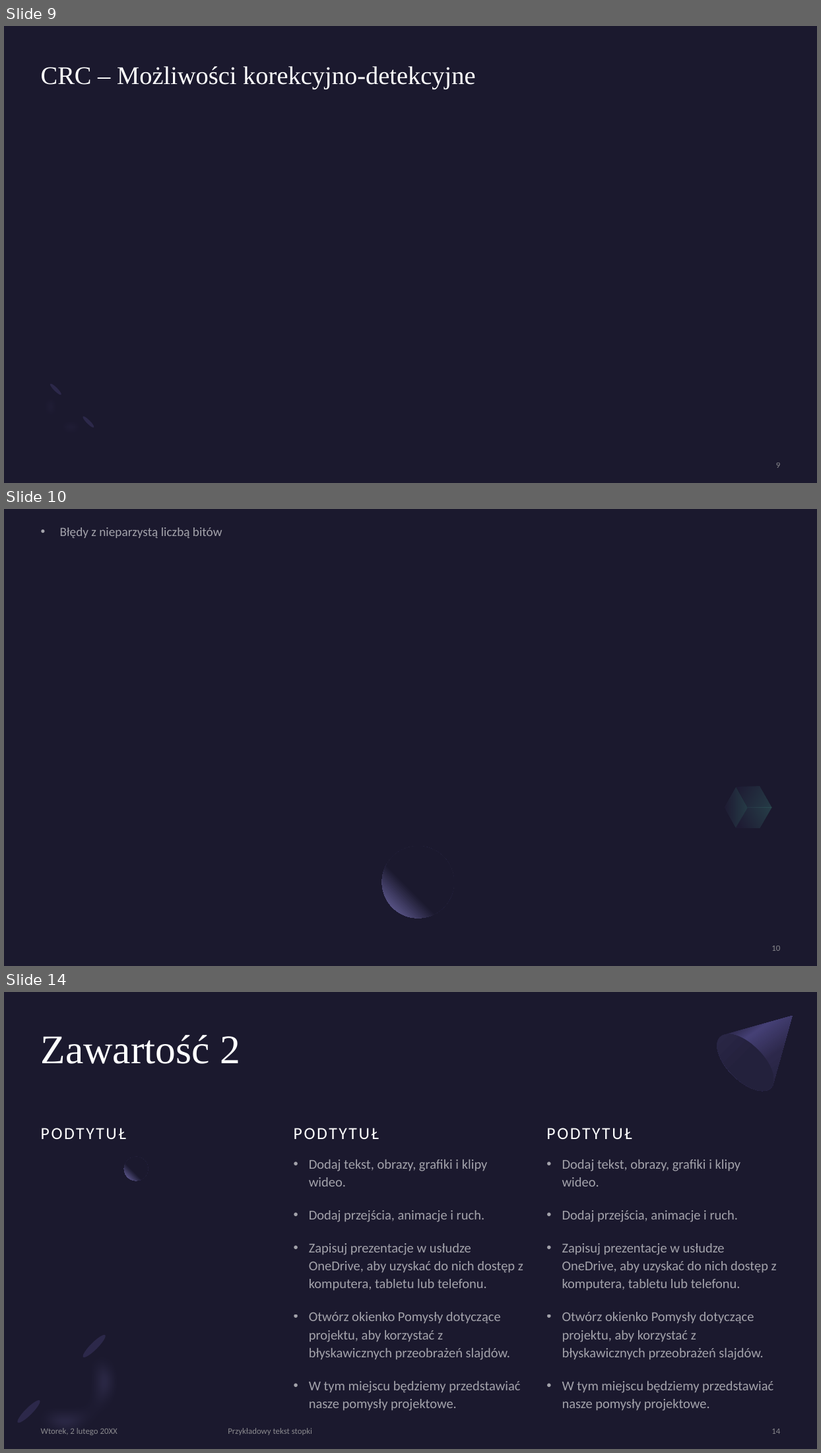
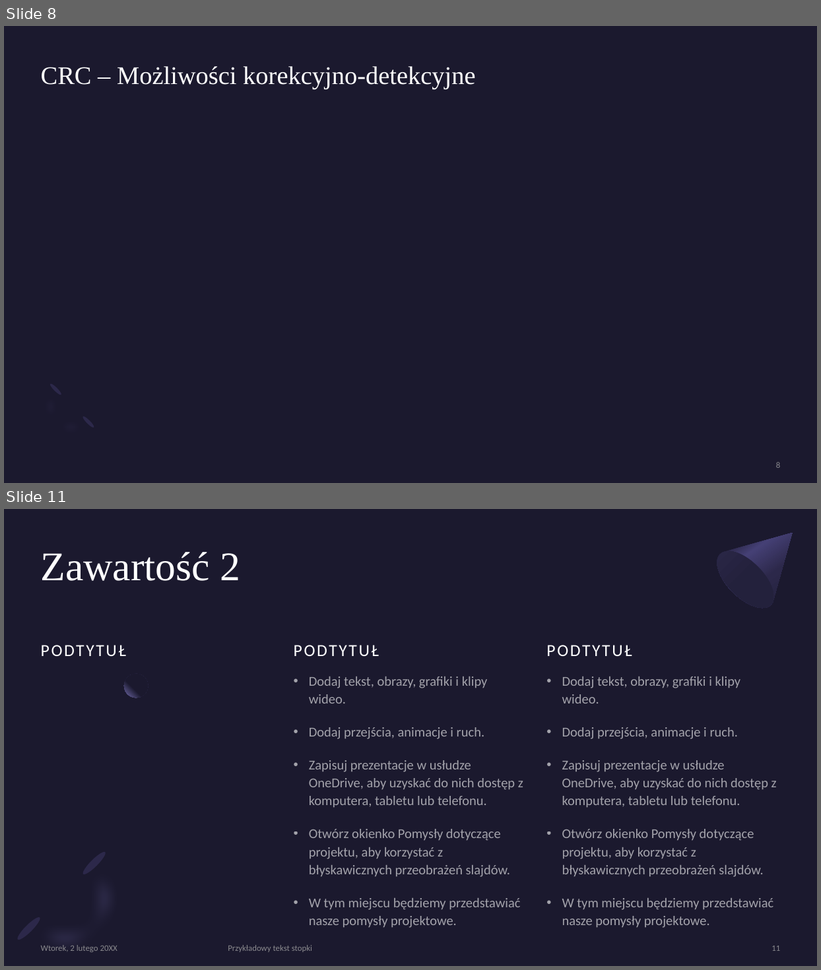
Before and after one commit to Kindly000/kik_project_CRC32, a slide deck: Implementacja kodu wielomianowego CRC-32 – IEEE 802-3.pptx. Shown one above the other, each under a label of ours: slides 9, 10 and 14 before the commit, slides 8 and 11 after it; the slides between them are not shown. The pictures are 821x1453 and 821x970 pixels, drawn with LibreOffice and Linux fonts; fonts in the diff are those of the drawing; grey boxes stand for pictures. Boxes give left, top, right and bottom in pixels: in the first picture for what was removed or moved away, otherwise in the second. Text is boxed around its words. In the diff, an @@ line names an element or a change of style, - is before the commit and + after.

```diff
--- a/Implementacja kodu wielomianowego CRC-32 – IEEE 802-3.pptx
+++ b/Implementacja kodu wielomianowego CRC-32 – IEEE 802-3.pptx
@@ slide 10 removed at <box>4,509,817,966</box>, background #1B192E @@
@@ text removed at <box>60,527,222,538</box> @@
-• Błędy z nieparzystą liczbą bitów
@@ freeform shape removed at <box>730,776,778,819</box> @@
@@ freeform shape removed at <box>719,787,754,828</box> @@
@@ freeform shape removed at <box>736,797,772,839</box> @@
@@ ellipse removed at <box>382,846,454,918</box> @@
@@ page number removed at <box>772,946,780,951</box> @@
-10
@@ what was slide 9 is now slide 8 @@
@@ what was slide 14 is now slide 11 @@
@@ page number at <box>772,946,780,951</box>: text changed @@
-14
+11
```
Also in this commit, not shown: 1 slide changed, 3 slides added, 5 other slides removed.
